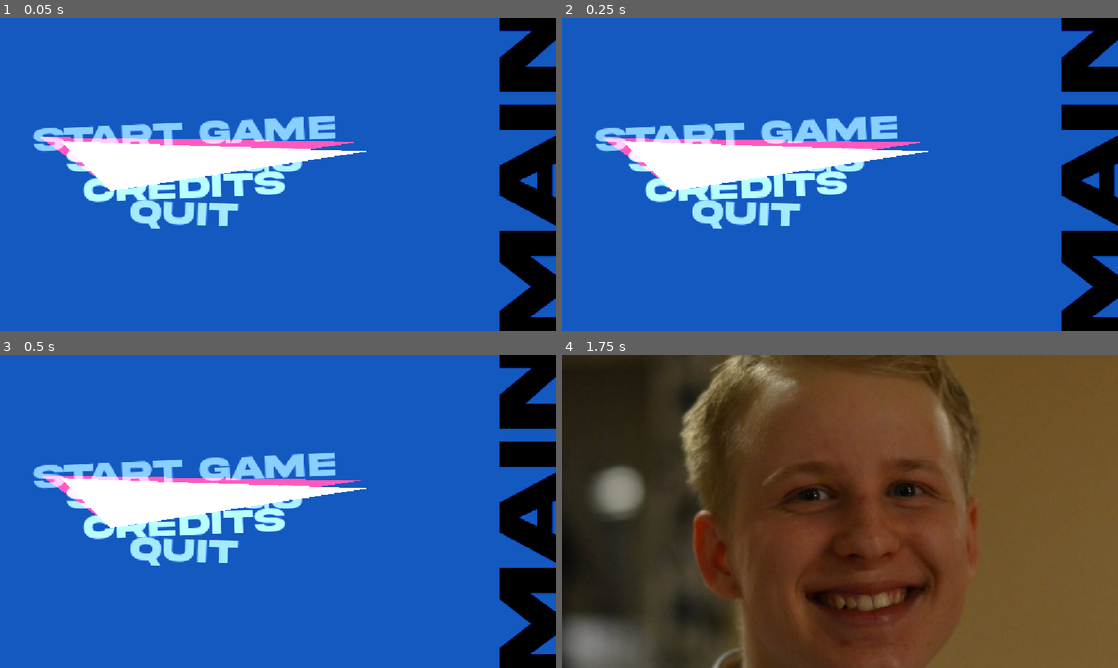
Above: before the commit, frames 1-4 (two rows, left to right).
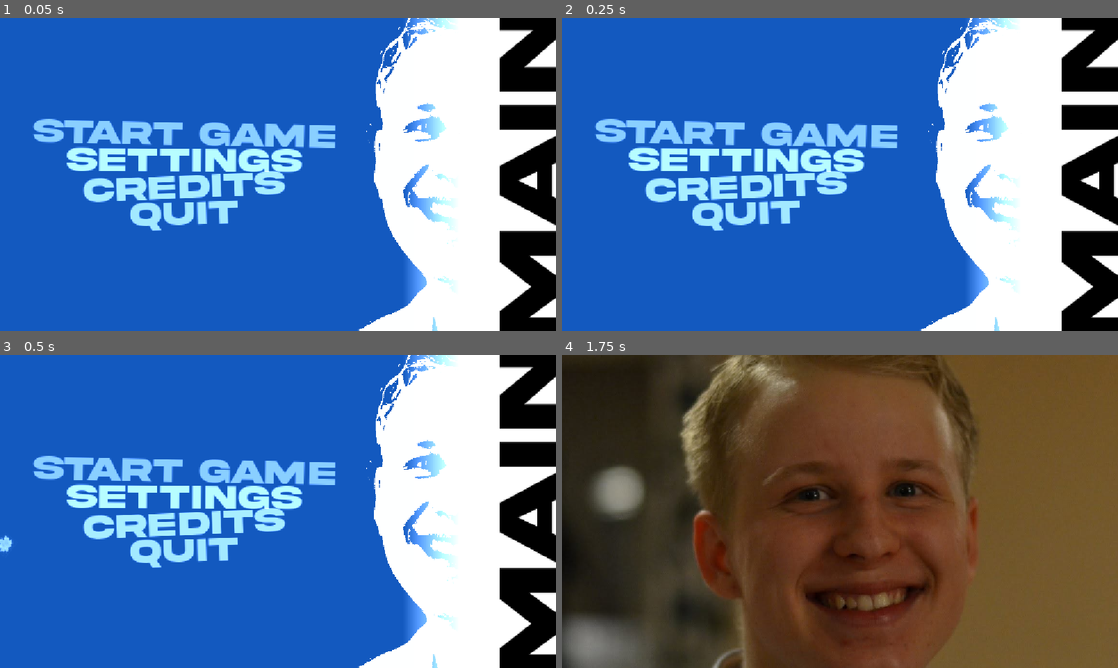
Above: after the commit, the same moments.

Repository: Mertaful/LEGOdot
Game: Godot game, scene res://lego_pieces/menu_persona/main_menu_persona.tscn
Two runs of this game, one before a commit and one after it. Both use one fixed random seed, a clock stepped at 60 frames per second and the inputs below. This scene is started directly instead of the project's main scene.
Inputs (mouse positions are in pixels of both pictures, inside the frame that each line leads up to):
- Up to frame 1 (0.05 s): no input
- Up to frame 2 (0.25 s): no input
- Up to frame 3 (0.5 s): no input
- Up to frame 4 (1.75 s): click "Start game" at 0.5 s; tap Enter at 1.25 s; move the mouse to (962, 495) at 1.27 s

The runs differ from the first frame. In frame 1, 31% of the frame differs, in the area x 5-100%, y 0-100%; in frame 2, 31%; in frame 3, 31%; in frame 4, nothing differs.

Commit message:
[Main menu] Persona style main done, now make settings

Diff:
--- a/mainmenu/lego_pieces/menu_persona/main_menu_persona.tscn
+++ b/mainmenu/lego_pieces/menu_persona/main_menu_persona.tscn
@@ -6,6 +6,8 @@
 [ext_resource type="Theme" uid="uid://cyccarnmges7i" path="res://lego_pieces/menu_persona/persona_text_theme.tres" id="4_rd2kl"]
 [ext_resource type="PackedScene" uid="uid://ds16m0285mspt" path="res://lego_pieces/menu_persona/persona_button_scene.tscn" id="5_8pgov"]
 [ext_resource type="Shader" uid="uid://j2ihywyflm50" path="res://preview/selection_polygon_shader.gdshader" id="5_c7e5a"]
+[ext_resource type="Texture2D" uid="uid://dyjx2oeyn3kjf" path="res://preview/ogge_the_white.png" id="7_n1c5g"]
+[ext_resource type="PackedScene" uid="uid://663npbjir377" path="res://preview/lol_leaf.tscn" id="8_fhent"]
 
 [sub_resource type="Resource" id="Resource_2sve7"]
 script = ExtResource("3_rd2kl")
@@ -14,6 +16,14 @@
 darkest_grey = Color(0.45452422, 0.45452428, 0.45452416, 1)
 max_rotation_offset = 3.0
 metadata/_custom_type_script = "uid://4tvhbn1h1fa"
+
+[sub_resource type="CanvasItemMaterial" id="CanvasItemMaterial_k0akp"]
+blend_mode = 1
+
+[sub_resource type="Gradient" id="Gradient_n1c5g"]
+
+[sub_resource type="GradientTexture2D" id="GradientTexture2D_x15ge"]
+gradient = SubResource("Gradient_n1c5g")
 
 [sub_resource type="CanvasItemMaterial" id="CanvasItemMaterial_rm57x"]
 blend_mode = 2
@@ -48,7 +58,35 @@
 grow_vertical = 2
 color = Color(0.075, 0.35, 0.75, 1)
 
-[node name="MenuNameLabel" type="RichTextLabel" parent="Background" unique_id=1049824892]
+[node name="TextureRect" type="TextureRect" parent="Background" unique_id=1448789167]
+material = SubResource("CanvasItemMaterial_k0akp")
+layout_mode = 0
+offset_left = 834.0
+offset_top = -61.0
+offset_right = 962.0
+offset_bottom = 686.0
+texture = SubResource("GradientTexture2D_x15ge")
+
+[node name="TextureRect2" type="TextureRect" parent="Background" unique_id=1861371010]
+layout_mode = 0
+offset_left = 295.0
+offset_top = -57.0
+offset_right = 954.0
+offset_bottom = 730.0
+texture = ExtResource("7_n1c5g")
+expand_mode = 1
+flip_h = true
+
+[node name="ColorRect" type="ColorRect" parent="Background" unique_id=806043937]
+layout_mode = 0
+offset_left = 960.0
+offset_top = -15.0
+offset_right = 1163.0
+offset_bottom = 677.0
+
+[node name="CPUParticles2D" parent="Background" unique_id=24544722 instance=ExtResource("8_fhent")]
+
+[node name="MenuNameLabel" type="RichTextLabel" parent="." unique_id=1049824892]
 unique_name_in_owner = true
 material = SubResource("CanvasItemMaterial_rm57x")
 clip_contents = false
@@ -68,7 +106,8 @@
 text = "[b][i]MAIN[/i][/b]"
 fit_content = true
 
-[node name="Polygon2D2" type="Polygon2D" parent="." unique_id=663821651]
+[node name="BackPolygon" type="Polygon2D" parent="." unique_id=663821651]
+unique_name_in_owner = true
 material = SubResource("ShaderMaterial_n1c5g")
 position = Vector2(-6.9999695, 150.00002)
 rotation = -0.11868239
@@ -76,9 +115,9 @@
 color = Color(0.9685872, 5.679429e-06, 7.70092e-07, 1)
 polygon = PackedVector2Array(76.01419, 211.48846, 194, 426, 731, 388)
 
-[node name="Polygon2D" type="Polygon2D" parent="Polygon2D2" unique_id=147518970]
+[node name="FrontPolygon" type="Polygon2D" parent="BackPolygon" unique_id=147518970]
+unique_name_in_owner = true
 material = SubResource("ShaderMaterial_fhent")
-position = Vector2(15.50527, 43.981155)
 polygon = PackedVector2Array(103.13373, 195.80023, 194, 426, 731, 388)
 
 [node name="MarginContainer" type="MarginContainer" parent="." unique_id=1905567064]
@@ -119,3 +158,4 @@
 text = "quit"
 
 [connection signal="pressed" from="MarginContainer/CenterContainer/ButtonsContainer/StartButton" to="." method="_on_start_button_pressed"]
+[connection signal="pressed" from="MarginContainer/CenterContainer/ButtonsContainer/ExitButton" to="." method="_on_exit_button_pressed"]
--- a/mainmenu/lego_pieces/menu_persona/persona_button.gd
+++ b/mainmenu/lego_pieces/menu_persona/persona_button.gd
@@ -6,6 +6,8 @@
 
 var default_color : Color
 var pop_tween : Tween = null
+
+signal on_button_with_polygon_hovered(button_position : Vector2, button_dimensions : Vector2, offset_rotation : float)
 
 
 func _init() -> void:
@@ -37,6 +39,7 @@
 
 func _on_mouse_entered() -> void:
 	go_crazy()
+	on_button_with_polygon_hovered.emit(global_position, size, offset_transform_rotation)
 
 func _on_mouse_exited() -> void:
 	go_normal()
--- a/mainmenu/lego_pieces/menu_persona/persona_menu.gd
+++ b/mainmenu/lego_pieces/menu_persona/persona_menu.gd
@@ -1,21 +1,31 @@
 class_name PersonaStyleMenu
 extends Control
+
+enum PolygonCorner {TOP_LEFT, TOP_RIGHT, BOTTOM_LEFT, BOTTOM_RIGHT}
 
 @export var _menu_resource : PersonaMenuResource
 
 @onready var background: ColorRect = %Background
 @onready var menu_name_label: RichTextLabel = %MenuNameLabel
 @onready var buttons_container: VBoxContainer = %ButtonsContainer
+@onready var back_polygon: Polygon2D = %BackPolygon
+@onready var front_polygon: Polygon2D = %FrontPolygon
 
 var _rng : RandomNumberGenerator
+var _polygon_tween : Tween = null
 
 func _ready() -> void:
 	_rng = RandomNumberGenerator.new()
 	for button : PersonaButton in buttons_container.get_children():
 		_set_button_color(button)
+		button.on_button_with_polygon_hovered.connect(_on_button_hovered)
+
+	back_polygon.color = _menu_resource.accent_color
+	front_polygon.color = Color(1.0, 1.0, 1.0, 1.0)
+	_update_polygon(Vector2(-10000.0, -10000.0))
 
 func _set_button_color(button : PersonaButton) -> void:
-	_rng.seed = hash(button.text) + 1
+	_rng.seed = hash(button.text) + 3
 	var grey_amount := _rng.randf_range(_menu_resource.darkest_grey.r, _menu_resource.brightest_grey.r)
 	var grey := Color(grey_amount, grey_amount, grey_amount)
 	var offset_rotation := _rng.randf_range(-_menu_resource.max_rotation_offset, _menu_resource.max_rotation_offset)
@@ -28,3 +38,45 @@
 
 func _on_start_button_pressed() -> void:
 	get_tree().change_scene_to_packed(preload("uid://cjv1o4kkfd50g"))
+
+func _on_exit_button_pressed() -> void:
+	get_tree().quit()
+
+func _on_button_hovered(button_position : Vector2, button_dimensions : Vector2, offset_rotation : float) -> void:
+	_update_polygon(button_position, button_dimensions, offset_rotation)
+
+func _update_polygon(polygon_position : Vector2, dimensions : Vector2 = Vector2(0.0, 0.0), polygon_rotation : float = 0.0) -> void:
+	var new_vertices : PackedVector2Array
+	dimensions *= 1.2
+	var availableCorners := [PolygonCorner.TOP_LEFT, PolygonCorner.TOP_RIGHT, PolygonCorner.BOTTOM_RIGHT, PolygonCorner.BOTTOM_LEFT]
+	#availableCorners.shuffle()
+	for i in range(4):
+		var new_vertex : Vector2
+		var vertex_random_offset := randf_range(_menu_resource.polygon_margin - 5.0, _menu_resource.polygon_margin + 5.0)
+		match availableCorners.pop_back():
+			PolygonCorner.TOP_LEFT:
+				new_vertex = Vector2(-vertex_random_offset, -vertex_random_offset)
+			PolygonCorner.TOP_RIGHT:
+				new_vertex = Vector2(dimensions.x + vertex_random_offset, -vertex_random_offset)
+			PolygonCorner.BOTTOM_LEFT:
+				new_vertex = Vector2(-vertex_random_offset, dimensions.y + vertex_random_offset)
+			PolygonCorner.BOTTOM_RIGHT:
+				new_vertex = Vector2(dimensions.x + vertex_random_offset, dimensions.y + vertex_random_offset)
+		new_vertices.append(new_vertex)
+
+
+	#if _polygon_tween:
+	#	_polygon_tween.kill()
+	#_polygon_tween = create_tween()
+	#_polygon_tween.set_parallel()
+	#_polygon_tween.tween_property(back_polygon, "global_position", polygon_position, 0.1)
+	#_polygon_tween.tween_property(front_polygon, "global_position", polygon_position, 0.9)
+	#_polygon_tween.tween_property(back_polygon, "rotation_degrees", polygon_rotation, 0.1)
+	#_polygon_tween.tween_property(front_polygon, "rotation_degrees", polygon_rotation, 0.9)
+
+	back_polygon.global_position = polygon_position
+	front_polygon.global_position = polygon_position
+	back_polygon.rotation_degrees = polygon_rotation
+	front_polygon.rotation_degrees = polygon_rotation
+	back_polygon.polygon = new_vertices
+	front_polygon.polygon = new_vertices
--- a/mainmenu/lego_pieces/menu_persona/persona_menu_resource.gd
+++ b/mainmenu/lego_pieces/menu_persona/persona_menu_resource.gd
@@ -7,3 +7,4 @@
 @export var brightest_grey := Color(1.0, 1.0, 1.0, 1.0)
 @export var darkest_grey := Color(0.5, 0.5, 0.5, 1.0)
 @export var max_rotation_offset := 15.0
+@export var polygon_margin := 15.0
--- /dev/null
+++ b/mainmenu/preview/lol_leaf.tscn
@@ -0,0 +1,26 @@
+[gd_scene format=3 uid="uid://663npbjir377"]
+
+[ext_resource type="Texture2D" uid="uid://d7cju0iytx4m" path="res://preview/whitleaf.png" id="1_kln2y"]
+
+[sub_resource type="CanvasItemMaterial" id="CanvasItemMaterial_ndsek"]
+blend_mode = 1
+light_mode = 1
+
+[node name="CPUParticles2D" type="CPUParticles2D" unique_id=24544722]
+modulate = Color(0.92057616, 0.92057616, 0.92057616, 1)
+material = SubResource("CanvasItemMaterial_ndsek")
+position = Vector2(-79, -40)
+amount = 32
+texture = ExtResource("1_kln2y")
+lifetime = 25.01
+randomness = 0.14
+emission_shape = 3
+emission_rect_extents = Vector2(1, 800)
+spread = 13.13
+gravity = Vector2(0, 15)
+initial_velocity_min = 99.64
+initial_velocity_max = 204.6
+angular_velocity_min = 105.0
+angular_velocity_max = 105.0
+linear_accel_min = 2.09
+linear_accel_max = 2.09
Binary file added: mainmenu/preview/2a2d2e1c0f5afab43a1bc8dbc77cb569-1252267181.jpg
Not shown, added: mainmenu/preview/2a2d2e1c0f5afab43a1bc8dbc77cb569-1252267181.jpg.import
Binary file added: mainmenu/preview/ogge_the_white.png
Not shown, added: mainmenu/preview/ogge_the_white.png.import
Binary file added: mainmenu/preview/whitleaf.png
Not shown, added: mainmenu/preview/whitleaf.png.import
